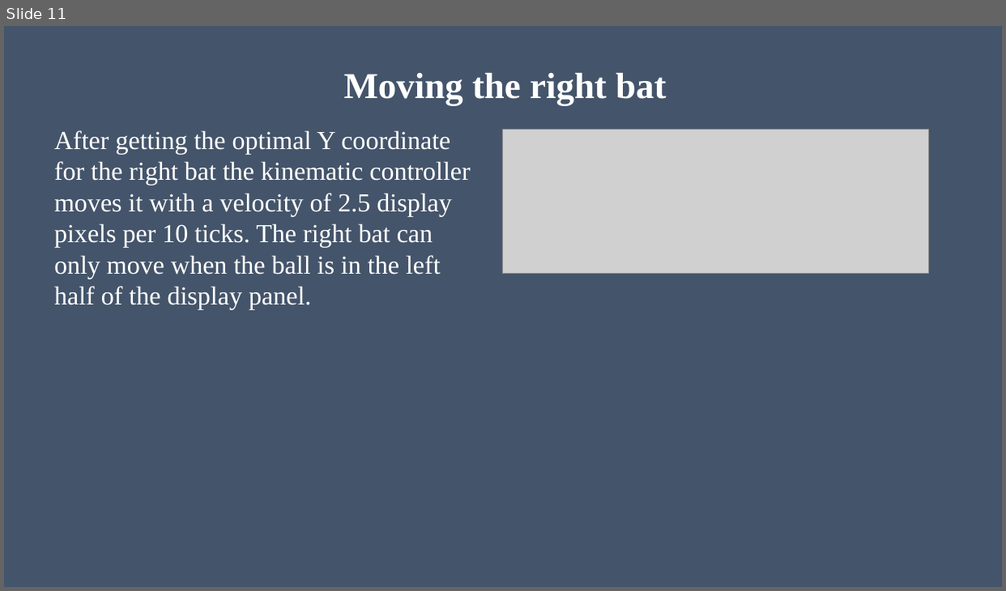
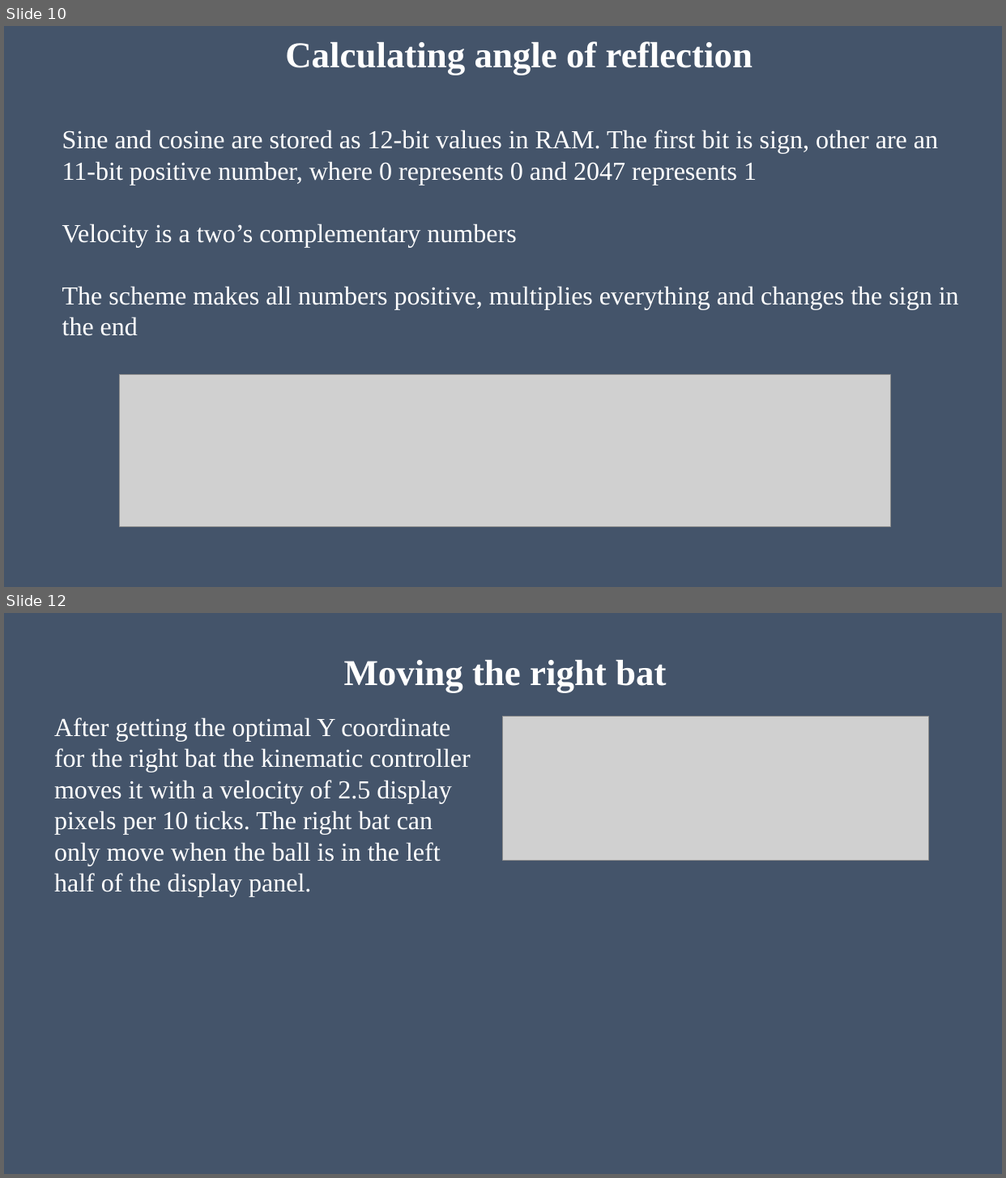
Before and after one commit to MIZINCHIK/DigitalPlatforms, a slide deck: Presentation.pptx. Shown one above the other, each under a label of ours: slide 11 before the commit, slides 10 and 12 after it; the slides between them are not shown. The pictures are 1006x591 and 1006x1178 pixels, drawn with LibreOffice and Linux fonts; fonts in the diff are those of the drawing; grey boxes stand for pictures. Boxes give left, top, right and bottom in pixels: in the first picture for what was removed or moved away, otherwise in the second. Text is boxed around its words. In the diff, an @@ line names an element or a change of style, - is before the commit and + after.

```diff
--- a/Presentation.pptx
+++ b/Presentation.pptx
@@ slide 10 added at (4,26,1002,587), background #44546A @@
@@ title added at (285,41,752,75), 35 pt, text #FFFFFF, bold @@
+Calculating angle of reflection
@@ text added at (62,130,959,336), 25 pt, text #FFFFFF @@
+Sine and cosine are stored as 12-bit values in RAM. The first bit is sign, other are an 11-bit positive number, where 0 represents 0 and 2047 represents 1
+Velocity is a two’s complementary numbers
+The scheme makes all numbers positive, multiplies everything and changes the sign in the end
@@ picture added at (120,375,891,527) @@
@@ what was slide 11 is now slide 12 @@
```
Also in this commit, not shown: 1 slide changed, 4 other slides added, 4 slides removed.
